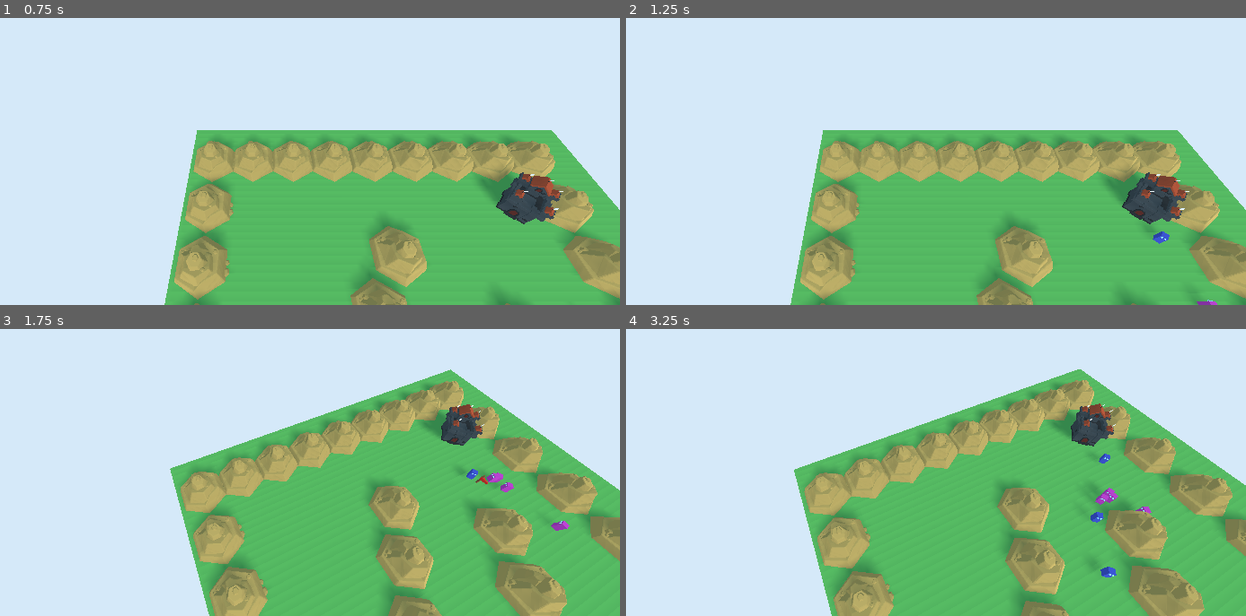
Above: before the commit, frames 1-4 (two rows, left to right).
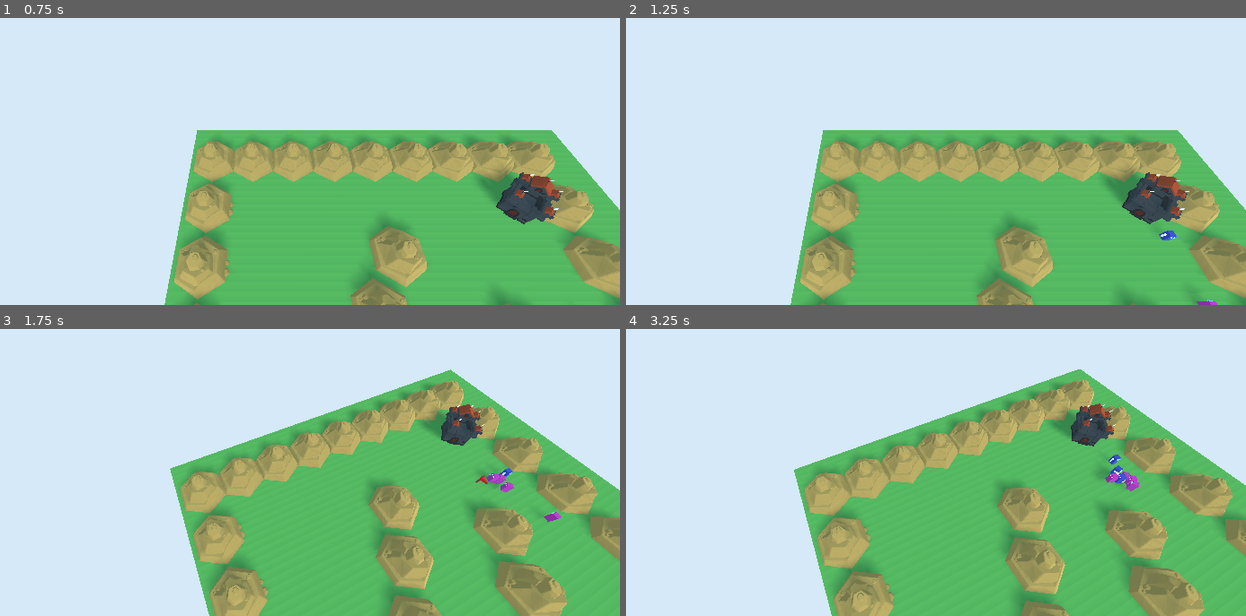
Above: after the commit, the same moments.

Repository: nestorac/castles
Game: Godot game, scene res://Level Scenes/Level.tscn
The game is run twice, just before and just after one commit, with the same random seed, the same clock (stepped at 60 frames per second) and the same inputs.
Inputs (mouse positions are in pixels of both pictures, inside the frame that each line leads up to):
- Up to frame 1 (0.75 s): move the mouse to (223, 190) at 0.52 s; hold Middle mouse button (center_click) from 0.53 s (still down)
- Up to frame 2 (1.25 s): keep holding Middle mouse button (center_click)
- Up to frame 3 (1.75 s): move the mouse to (477, 481) at 1.27 s; release Middle mouse button (center_click) at 1.28 s; click (477, 481) at 1.35 s
- Up to frame 4 (3.25 s): move the mouse to (669, 366) at 2.02 s; hold Right mouse button (right_click) 2.03-2.78 s; move the mouse to (923, 423) at 2.77 s; tap Mouse wheel down (zoom_in) at 2.85 s

Frame 1 is identical in both runs. In frame 2, 0.1% of the frame differs, in the area x 83-89%, y 72-79%; in frame 3, 0.2%; in frame 4, 0.8%, in the area x 74-85%, y 43-87%.

Commit message:
Now, they fight.

Diff:
--- /dev/null
+++ b/Assets/Animations/ AttackAnim.tres
@@ -0,0 +1,29 @@
+[gd_resource type="Animation" format=2]
+
+[resource]
+resource_name = "AttackAnim"
+length = 0.5
+tracks/0/type = "value"
+tracks/0/path = NodePath("UnitMesh/Shoulder:rotation_degrees")
+tracks/0/interp = 1
+tracks/0/loop_wrap = true
+tracks/0/imported = false
+tracks/0/enabled = true
+tracks/0/keys = {
+"times": PoolRealArray( 0, 0.2, 0.5 ),
+"transitions": PoolRealArray( 1, 1, 1 ),
+"update": 0,
+"values": [ Vector3( -90.79, 0, 0 ), Vector3( 29.405, 0, 0 ), Vector3( -90.79, 0, 0 ) ]
+}
+tracks/1/type = "value"
+tracks/1/path = NodePath("UnitMesh/Shoulder/Arm/HitBox/CollisionShape:disabled")
+tracks/1/interp = 1
+tracks/1/loop_wrap = true
+tracks/1/imported = false
+tracks/1/enabled = true
+tracks/1/keys = {
+"times": PoolRealArray( 0, 0.1, 0.5 ),
+"transitions": PoolRealArray( 1, 1, 1 ),
+"update": 1,
+"values": [ true, false, true ]
+}
--- a/Assets/Object Scenes/EnemyUnit.tscn
+++ b/Assets/Object Scenes/EnemyUnit.tscn
@@ -1,6 +1,9 @@
-[gd_scene load_steps=8 format=2]
+[gd_scene load_steps=13 format=2]
 
 [ext_resource path="res://Scripts/EnemyUnit.gd" type="Script" id=1]
+[ext_resource path="res://Assets/Animations/ AttackAnim.tres" type="Animation" id=2]
+[ext_resource path="res://Scripts/RayCastToPlayerUnit.gd" type="Script" id=3]
+[ext_resource path="res://Scripts/HitBox.gd" type="Script" id=4]
 
 [sub_resource type="CubeMesh" id=1]
 size = Vector3( 2, 4, 2 )
@@ -16,6 +19,12 @@
 
 [sub_resource type="SpatialMaterial" id=4]
 albedo_color = Color( 0.572549, 0.882353, 0.890196, 1 )
+
+[sub_resource type="CubeMesh" id=8]
+size = Vector3( 0.5, 0.5, 2 )
+
+[sub_resource type="BoxShape" id=9]
+extents = Vector3( 0.420668, 0.352576, 1.77399 )
 
 [sub_resource type="BoxShape" id=5]
 extents = Vector3( 0.3, 0.6, 0.3 )
@@ -33,24 +42,55 @@
 mesh = SubResource( 1 )
 material/0 = SubResource( 7 )
 
-[node name="MeshInstance" type="MeshInstance" parent="UnitMesh"]
+[node name="RightEye" type="MeshInstance" parent="UnitMesh"]
 transform = Transform( 1, 0, 0, 0, 1, 0, 0, 0, 1, 0.456194, 1.2947, -1.05477 )
 mesh = SubResource( 3 )
 material/0 = SubResource( 4 )
 
-[node name="MeshInstance2" type="MeshInstance" parent="UnitMesh"]
+[node name="LeftEye" type="MeshInstance" parent="UnitMesh"]
 transform = Transform( 1, 0, 0, 0, 1, 0, 0, 0, 1, -0.427379, 1.2947, -1.05477 )
 mesh = SubResource( 3 )
 material/0 = SubResource( 4 )
+
+[node name="Shoulder" type="Spatial" parent="UnitMesh"]
+transform = Transform( 1, 0, 0, 0, -0.0137876, 0.999905, 0, -0.999905, -0.0137876, 1.05623, 0.503622, 0 )
+
+[node name="Arm" type="MeshInstance" parent="UnitMesh/Shoulder"]
+transform = Transform( 1, 0, 0, 0, 1, 0, 0, 0, 1, 0.197031, -0.135255, -0.596886 )
+mesh = SubResource( 8 )
+material/0 = null
+
+[node name="HitBox" type="Area" parent="UnitMesh/Shoulder/Arm"]
+collision_layer = 0
+collision_mask = 2
+script = ExtResource( 4 )
+
+[node name="CollisionShape" type="CollisionShape" parent="UnitMesh/Shoulder/Arm/HitBox"]
+transform = Transform( 1, 0, 0, 0, 1, 0, 0, 0, 1, 0, 0, -0.60562 )
+shape = SubResource( 9 )
+disabled = true
 
 [node name="CollisionShape" type="CollisionShape" parent="."]
 transform = Transform( 1, 0, 0, 0, 1, 0, 0, 0, 1, 0, 0.6, 0 )
 shape = SubResource( 5 )
 
 [node name="VisionBox" type="Area" parent="."]
-collision_layer = 2
+collision_layer = 0
 collision_mask = 2
 
 [node name="CollisionShape" type="CollisionShape" parent="VisionBox"]
 transform = Transform( 1, 0, 0, 0, 1, 0, 0, 0, 1, 0, 0.72165, -2.96643 )
 shape = SubResource( 6 )
+
+[node name="AnimationPlayer" type="AnimationPlayer" parent="."]
+anims/AttackAnim = ExtResource( 2 )
+
+[node name="RayCastToPlayerUnit" type="RayCast" parent="."]
+transform = Transform( 1, 0, 0, 0, 1, 0, 0, 0, 1, 0, 0.543621, 0 )
+enabled = true
+cast_to = Vector3( 0, 0, -1 )
+collision_mask = 2
+script = ExtResource( 3 )
+
+[connection signal="body_entered" from="VisionBox" to="." method="_on_VisionBox_body_entered"]
+[connection signal="body_exited" from="VisionBox" to="." method="_on_VisionBox_body_exited"]
--- a/Assets/Object Scenes/PlayerUnit.tscn
+++ b/Assets/Object Scenes/PlayerUnit.tscn
@@ -1,6 +1,9 @@
-[gd_scene load_steps=8 format=2]
+[gd_scene load_steps=14 format=2]
 
 [ext_resource path="res://Scripts/PlayerUnit.gd" type="Script" id=1]
+[ext_resource path="res://Scripts/RayCastToEnemy.gd" type="Script" id=2]
+[ext_resource path="res://Scripts/HitBox.gd" type="Script" id=3]
+[ext_resource path="res://Assets/Animations/ AttackAnim.tres" type="Animation" id=4]
 
 [sub_resource type="CubeMesh" id=1]
 size = Vector3( 2, 4, 2 )
@@ -17,15 +20,48 @@
 [sub_resource type="SpatialMaterial" id=4]
 albedo_color = Color( 0.572549, 0.882353, 0.890196, 1 )
 
+[sub_resource type="CubeMesh" id=7]
+size = Vector3( 0.5, 0.5, 2 )
+
+[sub_resource type="BoxShape" id=8]
+extents = Vector3( 0.348927, 0.385583, 1.87278 )
+
 [sub_resource type="BoxShape" id=5]
 extents = Vector3( 0.3, 0.6, 0.3 )
 
 [sub_resource type="BoxShape" id=6]
 extents = Vector3( 8.26199, 0.762053, 10.9737 )
 
-[node name="PlayerUnit" type="KinematicBody"]
+[sub_resource type="Animation" id=10]
+length = 0.001
+tracks/0/type = "value"
+tracks/0/path = NodePath("UnitMesh/Shoulder:rotation_degrees")
+tracks/0/interp = 1
+tracks/0/loop_wrap = true
+tracks/0/imported = false
+tracks/0/enabled = true
+tracks/0/keys = {
+"times": PoolRealArray( 0 ),
+"transitions": PoolRealArray( 1 ),
+"update": 0,
+"values": [ Vector3( -90.79, 0, 0 ) ]
+}
+tracks/1/type = "value"
+tracks/1/path = NodePath("UnitMesh/Shoulder/Arm/HitBox/CollisionShape:disabled")
+tracks/1/interp = 1
+tracks/1/loop_wrap = true
+tracks/1/imported = false
+tracks/1/enabled = true
+tracks/1/keys = {
+"times": PoolRealArray( 0 ),
+"transitions": PoolRealArray( 1 ),
+"update": 0,
+"values": [ true ]
+}
+
+[node name="PlayerUnit" type="KinematicBody" groups=["PlayerUnit"]]
 collision_layer = 2
-collision_mask = 0
+collision_mask = 2
 script = ExtResource( 1 )
 
 [node name="UnitMesh" type="MeshInstance" parent="."]
@@ -33,15 +69,33 @@
 mesh = SubResource( 1 )
 material/0 = SubResource( 2 )
 
-[node name="MeshInstance" type="MeshInstance" parent="UnitMesh"]
+[node name="RightEye" type="MeshInstance" parent="UnitMesh"]
 transform = Transform( 1, 0, 0, 0, 1, 0, 0, 0, 1, 0.456194, 1.2947, -1.05477 )
 mesh = SubResource( 3 )
 material/0 = SubResource( 4 )
 
-[node name="MeshInstance2" type="MeshInstance" parent="UnitMesh"]
+[node name="LeftEye" type="MeshInstance" parent="UnitMesh"]
 transform = Transform( 1, 0, 0, 0, 1, 0, 0, 0, 1, -0.427379, 1.2947, -1.05477 )
 mesh = SubResource( 3 )
 material/0 = SubResource( 4 )
+
+[node name="Shoulder" type="Spatial" parent="UnitMesh"]
+transform = Transform( 1, 0, 0, 0, -0.0137876, 0.999904, 0, -0.999904, -0.0137876, 1.12827, 0, 0 )
+
+[node name="Arm" type="MeshInstance" parent="UnitMesh/Shoulder"]
+transform = Transform( 1, 0, 0, 0, 1, 0, 0, 0, 1, 0.155497, 0, -1.19674 )
+mesh = SubResource( 7 )
+material/0 = null
+
+[node name="HitBox" type="Area" parent="UnitMesh/Shoulder/Arm"]
+collision_layer = 0
+collision_mask = 4
+script = ExtResource( 3 )
+
+[node name="CollisionShape" type="CollisionShape" parent="UnitMesh/Shoulder/Arm/HitBox"]
+transform = Transform( 1, 0, 0, 0, 1, 0, 0, 0, 1, 0, 0.000655055, -0.426726 )
+shape = SubResource( 8 )
+disabled = true
 
 [node name="CollisionShape" type="CollisionShape" parent="."]
 transform = Transform( 1, 0, 0, 0, 1, 0, 0, 0, 1, 0, 0.6, 0 )
@@ -55,5 +109,16 @@
 transform = Transform( 1, 0, 0, 0, 1, 0, 0, 0, 1, 0, 0.72165, -2.96643 )
 shape = SubResource( 6 )
 
+[node name="AnimationPlayer" type="AnimationPlayer" parent="."]
+anims/Attack = ExtResource( 4 )
+anims/RESET = SubResource( 10 )
+
+[node name="RayCastToEnemy" type="RayCast" parent="."]
+transform = Transform( 1, 0, 0, 0, 1, 0, 0, 0, 1, 0, 0.656512, 0 )
+enabled = true
+cast_to = Vector3( 0, 0, -1 )
+collision_mask = 4
+script = ExtResource( 2 )
+
 [connection signal="body_entered" from="VisionBox" to="." method="_on_VisionBox_body_entered"]
 [connection signal="body_exited" from="VisionBox" to="." method="_on_VisionBox_body_exited"]
--- a/Scripts/CamBase.gd
+++ b/Scripts/CamBase.gd
@@ -20,7 +20,6 @@
 # Variables de la selecciṕón
 var selected_units = []
 var start_selection_position = Vector2()
-onready var selection_box = $SelectionBox
 
 func _process(delta):
 	var mouse_position = get_viewport().get_mouse_position()
--- a/Scripts/EnemyUnit.gd
+++ b/Scripts/EnemyUnit.gd
@@ -7,6 +7,7 @@
 
 var enemies = []
 onready var castle = get_tree().get_nodes_in_group("PlayerCastle")
+var hp = 5
 
 # For pathfinding
 var path = []
@@ -20,7 +21,7 @@
 		MOVE_TO_CASTLE:
 			movement(delta)
 		CHASING:
-			pass
+			movement(delta)
 		ATTACK:
 			pass
 
@@ -47,3 +48,26 @@
 	path = navigation.get_simple_path(global_transform.origin, target_pos)
 	path_index = 0
 	return path
+
+func get_damage(damage):
+	hp -= damage
+	if hp <= 0:
+		queue_free()
+
+
+func _on_VisionBox_body_entered(body):
+	if body.is_in_group("PlayerUnit"):
+		enemies.append(body)
+		state = CHASING
+		create_path(enemies.front().global_transform.origin)
+		print(state)
+
+
+func _on_VisionBox_body_exited(body):
+	if body.is_in_group("PlayerUnit"):
+		enemies.erase(body)
+		if enemies.empty():
+			state = MOVE_TO_CASTLE
+		else:
+			state = CHASING
+			create_path(enemies.front().global_transform.origin)
--- /dev/null
+++ b/Scripts/HitBox.gd
@@ -0,0 +1,9 @@
+extends Area
+
+# Called when the node enters the scene tree for the first time.
+func _ready():
+	connect("body_entered", self, "_on_body_entered")
+
+func _on_body_entered(body):
+	if body.has_method("get_damage"):
+		body.get_damage(1)
--- a/Scripts/PlayerUnit.gd
+++ b/Scripts/PlayerUnit.gd
@@ -9,6 +9,7 @@
 
 
 var state = IDLE
+var hp = 5
 
 # For pathfinding
 var path = []
@@ -93,3 +94,8 @@
 		else:
 			state = CHASING
 			create_path(enemies.front().global_transform.origin)
+
+func get_damage(damage):
+	hp -= damage
+	if hp <= 0:
+		queue_free()
--- /dev/null
+++ b/Scripts/RayCastToEnemy.gd
@@ -0,0 +1,8 @@
+extends RayCast
+
+onready var anim = $"../AnimationPlayer"
+
+func _physics_process(delta):
+	var collider = get_collider()
+	if collider and collider is Enemy:
+		anim.play("Attack")
--- /dev/null
+++ b/Scripts/RayCastToPlayerUnit.gd
@@ -0,0 +1,8 @@
+extends RayCast
+
+onready var anim = $"../AnimationPlayer"
+
+func _physics_process(delta):
+	var collider = get_collider()
+	if collider and collider.is_in_group("PlayerUnit"):
+		anim.play("AttackAnim")
